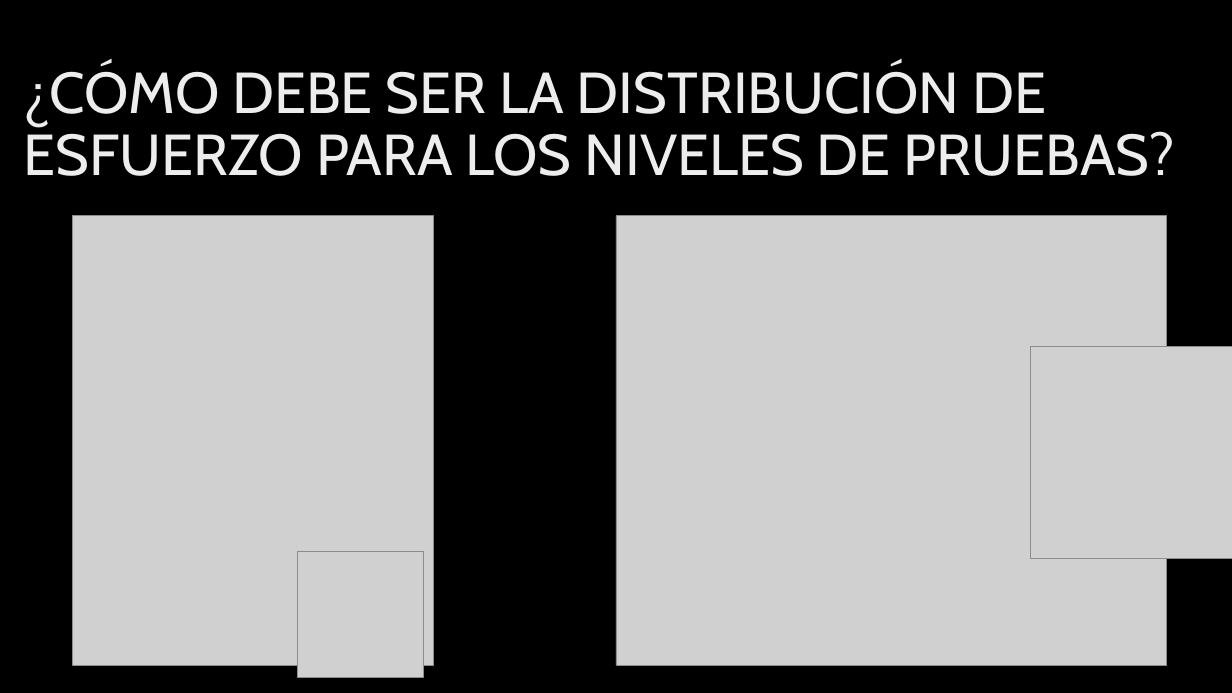
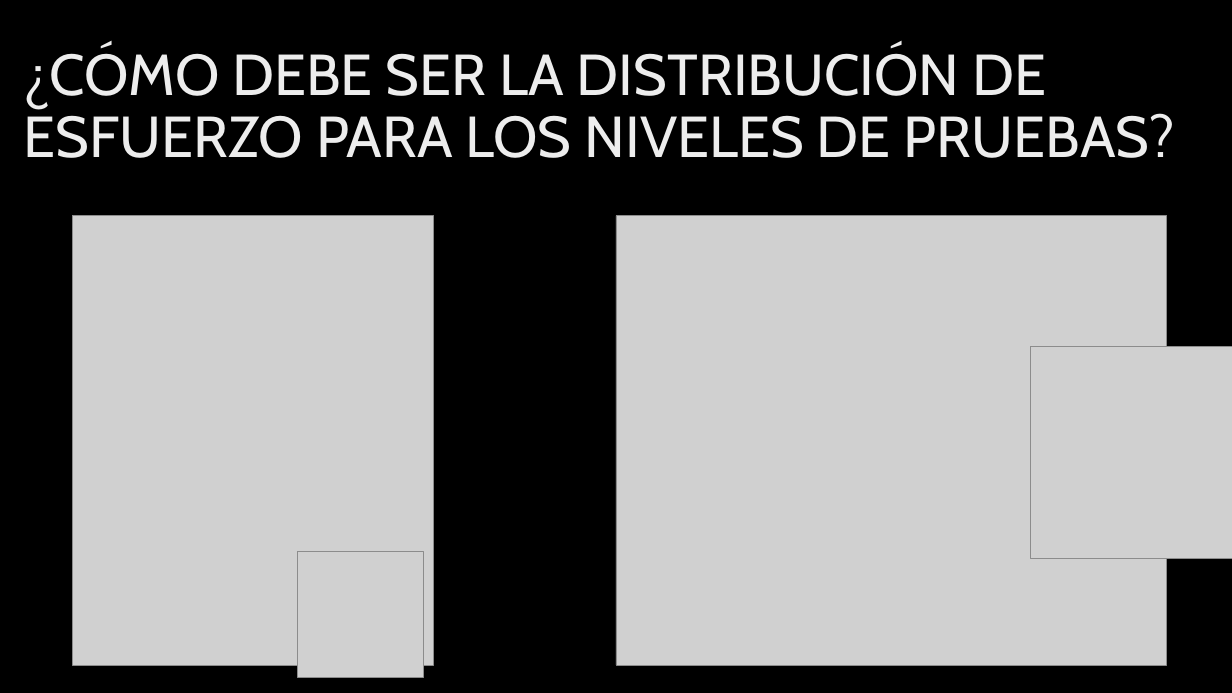
Before and after one commit to pcastellanos/TeamTraining, a slide deck: slide 13 of TestStrategy.pptx (slide 15 before the commit). Drawn at 1232x693 pixels with LibreOffice and Linux fonts; fonts in the diff are those of the drawing; grey boxes stand for pictures; background and template pictures are left out. Boxes give left, top, right and bottom in pixels: in the first picture for what was removed or moved away, otherwise in the second. Text is boxed around its words. In the diff, an @@ line names an element or a change of style, - is before the commit and + after.

```diff
--- a/TestStrategy.pptx
+++ b/TestStrategy.pptx
@@ title "¿CÓMO DEBE SER LA DISTRIBUCIÓN ...": place and size @@
-title "¿CÓMO DEBE SER LA DISTRIBUCIÓN ..." at box(24, 64, 1175, 176)
+title "¿CÓMO DEBE SER LA DISTRIBUCIÓN ..." at box(24, 47, 1175, 158)
```
Also in this commit, not shown: 1 other slide changed.
